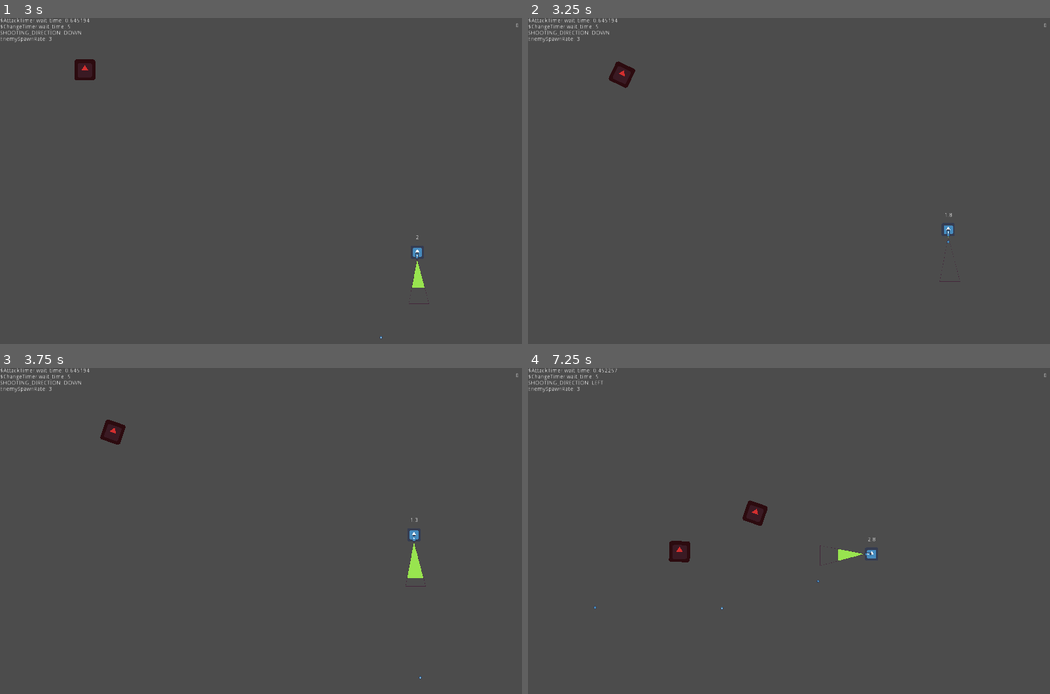
Above: before the commit, frames 1-4 (two rows, left to right).
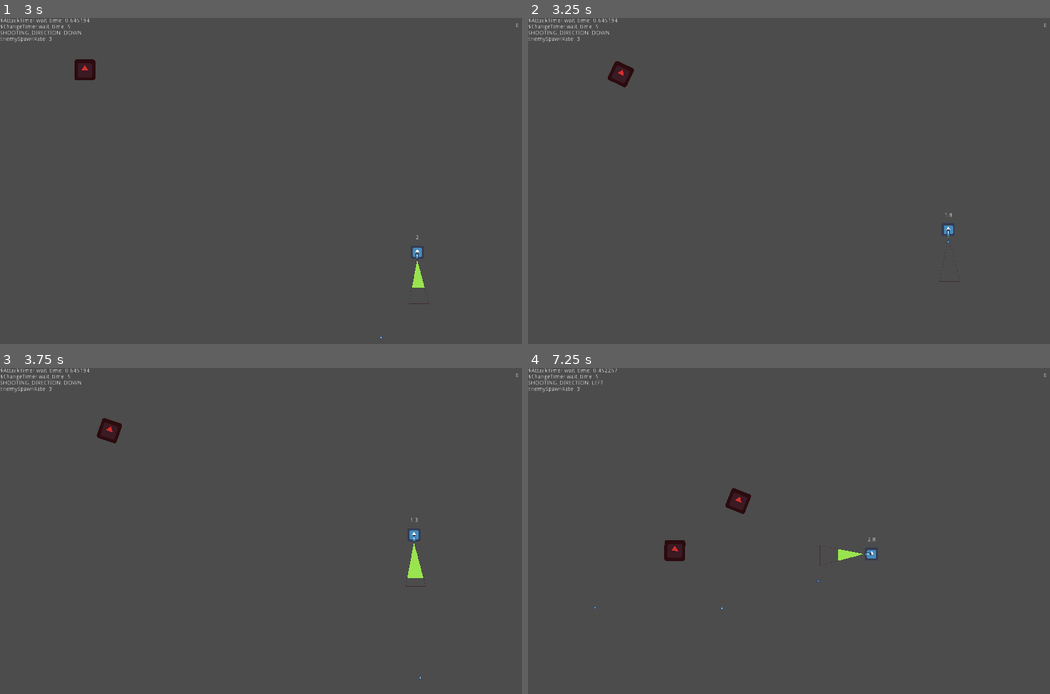
Above: after the commit, the same moments.

Repository: skarnl/gmtk-game-jam
Game: Godot game, scene res://screens/splash.tscn
The game is run twice, just before and just after one commit, with the same random seed, the same clock (stepped at 60 frames per second) and the same inputs. The engine's default icon, where the game draws it, is replaced by a stand-in: a white triangle on a blue panel in a dark square.
Inputs:
- Up to frame 1 (3 s): tap Enter at 0.5 s; hold Right (ui_right) 0.53-1.28 s; hold Down (ui_down) 1.28-2.03 s; hold Right (ui_right) 2.03-2.78 s; hold Up (ui_up) from 2.78 s (still down)
- Up to frame 2 (3.25 s): keep holding Up (ui_up)
- Up to frame 3 (3.75 s): release Up (ui_up) at 3.53 s; hold Left (ui_left) from 3.53 s (still down)
- Up to frame 4 (7.25 s): release Left (ui_left) at 5.03 s; hold Down (ui_down) 5.03-5.78 s; hold Right (ui_right) 5.78-6.53 s; hold Up (ui_up) from 6.53 s (still down)

Frame 1 is identical in both runs. In frame 2, less than 0.1% of the frame differs, in the area x 15-21%, y 13-22%; in frame 3, 0.1%; in frame 4, 0.7%, in the area x 26-46%, y 36-60%.

Commit message:
Set enemy movement speed with a little randomness

Diff:
--- a/entities/enemy.gd
+++ b/entities/enemy.gd
@@ -3,23 +3,30 @@
 signal player_killed
 signal enemy_killed
 
-const WALKING_SPEED = 100 #RANDOMIZE
+const BASE_WALKING_SPEED = 100 #RANDOMIZE
 
-var points_when_killed = 3
+var points_when_killed = 1
 var player_reference
 
+var movement_speed
+
 func _ready():
+	var rnd = RandomNumberGenerator.new()
+	rnd.randomize()
+
 	add_to_group('spawned')
 
 	var nodes = get_tree().get_nodes_in_group('player')
 	player_reference = nodes.front()
+
+	movement_speed = BASE_WALKING_SPEED + rnd.randf_range(-30, 60)
 
 func _physics_process(delta):
 	if not player_reference:
 		return
 
 	var motion = (player_reference.get_global_position() - global_position)
-	move_and_slide(motion.normalized() * WALKING_SPEED)
+	move_and_slide(motion.normalized() * movement_speed)
 	look_at(player_reference.position)
 
 
